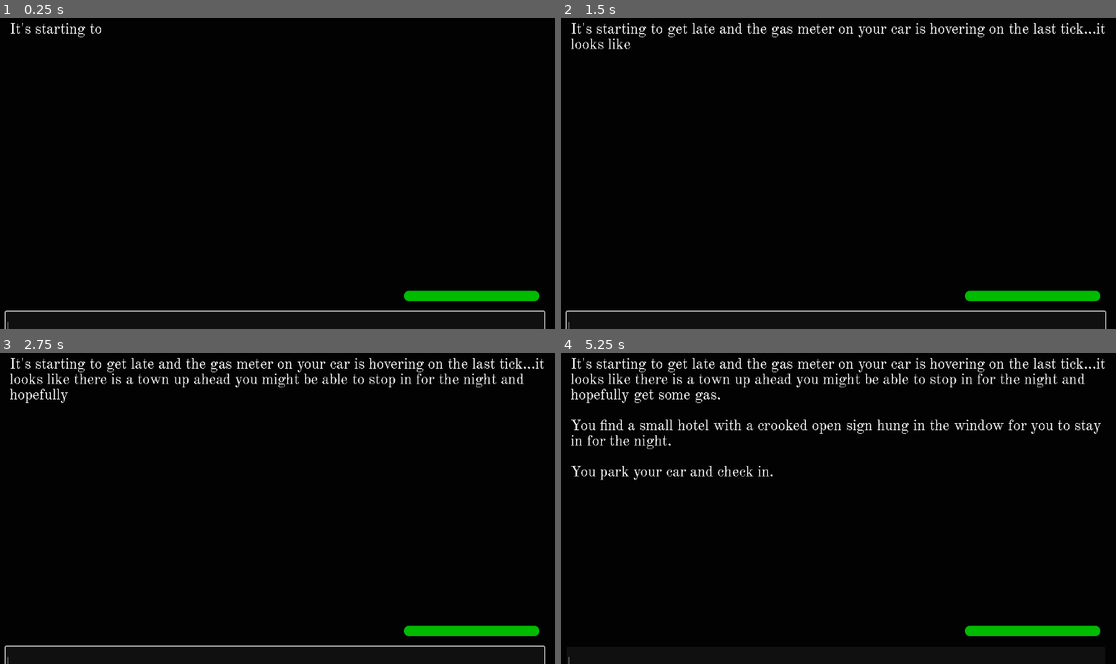
Above: before the commit, frames 1-4 (two rows, left to right).
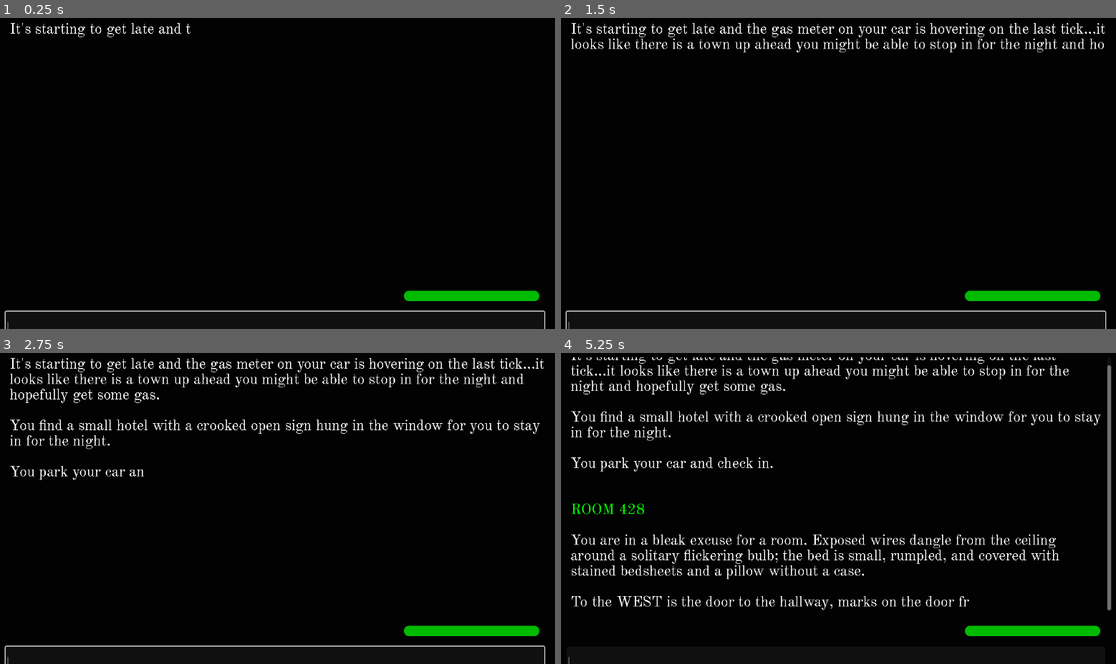
Above: after the commit, the same moments.

Repository: claramckinley/TextAdventure
Game: Godot game, scene res://main/text_adventure.tscn
The game is run twice, just before and just after one commit, with the same random seed, the same clock (stepped at 60 frames per second) and the same inputs.
Inputs:
- Up to frame 1 (0.25 s): no input
- Up to frame 2 (1.5 s): no input
- Up to frame 3 (2.75 s): no input
- Up to frame 4 (5.25 s): tap Escape (skip) at 4.15 s

The runs differ from the first frame. In frame 1, 0.1% of the frame differs, in the area x 19-35%, y 1-7%; in frame 2, 0.9%; in frame 3, 1.5%; in frame 4, 10%, in the area x 1-100%, y 1-83%.

Commit message:
wrapping up

Diff:
--- a/global/locations.gd
+++ b/global/locations.gd
@@ -7,22 +7,22 @@
 	\nTo the NORTH is a door with no handles.",
 
 	"BATHROOM": "You are in a discouraging relic of a bathroom: there is an ancient marble bowl, a tin tub, and musty wood paneling around all of the plumbing fixtures. There is a little window above the tub.
-	\nTo the SOUTH is a door with no handles.",
+	\n\n\nTo the SOUTH is a door with no handles.",
 
 	"MAIN ROAD": "You are on a wide road, the surface worn and cracked.
-	\nTo the EAST is your dingey hotel,
+	\n\n\nTo the EAST is your dingey hotel,
 	\nTo the WEST appears to be a dark forest, thick with trees and tall grass,
 	\nTo the SOUTH you see a town.",
 
 	"WEST OF HOTEL": "Beside you is a sagging hotel, peeling paint and a creaking sign welcome you. Your car is parked in front.
-	\nTo the EAST is the front door to the hotel,
+	\n\n\nTo the EAST is the front door to the hotel,
 	\nTo the WEST is what looks like the main road.",
 
-	"WILDS": "You are quite suddenly engulfed in a sea of branches and weeds. It is shockingly disorienting and it feels as though the woods are crawling over your skin.
-	\nTo the EAST you can just barely make out the edge of the road through the thicket.",
-
-	"TOWN SQUARE": "You come upon an open concourse with an unk …(147 unchanged characters)… it has been erroded beyond recognition. The square and indeed all of the buildin …(85 unchanged characters)…
-	\nTo the WEST you see a large pillard hall hung with torn, faded tapestries,
+	"WILDS": "You are quite suddenly engulfed in a sea of branches and weeds. It is shockingly disorienting and it feels as though the woods are crawling over your skin. Not even a buzz or a chirp breaks the silence.
+	\n\n\nTo the EAST you can just barely make out the edge of the road through the thicket.",
+
+	"TOWN SQUARE": "You come upon an open concourse with an unk …(147 unchanged characters)… it has been erroded beyond recognition. In front of the statue is a wrought iron bench; laying on the bench, a hat covering their face is a person sleeping. The square and indeed all of the buildin …(85 unchanged characters)…
+	\n\n\nTo the WEST you see a large pillard hall hung with torn, faded tapestries,
 	\nTo the NORTH you can see the curve of the main road you came in on,
 	\nTo the SOUTHWEST is a brick building with dark windows,
 	\nTo the EAST appears to be a general store with harsh flickering lights,
@@ -31,15 +31,15 @@
 	\nTo the SOUTH you see a bridge.",
 
 	"HOTEL LOBBY": "You are in the shabby lobby of a small hotel. Dim lights highlight faded carpet and peeling wallpaper. There is a lone concierge desk, dusty with lack of use and a wall of keys hanging in silent disarray. It appears there are quite a few vacancies.
-	\nTo the WEST is a simple brown door
+	\n\n\nTo the WEST is a simple brown door
 	\nTo the EAST is a rickety set of stairs barely wide enough to fit one person.",
 
-	"HOUSING BRIDGE": "You approach a bridge spanning a deep river gorge.
-	\nTo the SOUTH you see houses,
+	"HOUSING BRIDGE": "You approach a bridge spanning a deep river gorge. As you cross you feel eyes on you, but when you whip your head around you see no one.
+	\n\n\nTo the SOUTH you see houses,
 	\nTo the NORTH you can see the town square.",
 
 	"HOUSING DISTRICT": "You stand in a small roundabout, boarded up houses and tilting mailboxes stick out of the ground like teeth.
-	\nTo the NORTH is the bridge over the gorge,
+	\n\n\nTo the NORTH is the bridge over the gorge,
 	\nTo the WEST you see a ghoulish steeple tower above the houses in front of you,
 	\nTo the EAST you can see the lighthouse in the distance,
 	\nTo the SOUTHWEST stands a house that appears to be vaguely tenented, though the windows are still boarded up. There is a crack of light seeping through them,
@@ -47,47 +47,47 @@
 	\nTo the SOUTHEAST you see a confusingly lavish mansion.",
 
 	"OLD CHURCH": "You stand inside an old church. Pews sagging under the weight of years; once-vibrant stained glass now milky with caked-on dust; scattered hymnals litter the floor, pages torn.
-	\nTo the EAST is the housing district,
+	\n\n\nTo the EAST is the housing district,
 	\nTo the WEST is a simple wooden door,
 	\nTo the SOUTHWEST is a modest graveyard",
 
 	"CHURCH SANCTUARY": "You stand in a small alcove behind the church alter, the walls are covered in dusty shelves with glass vials and flasks. Labels aged beyond recognition carefully organize the specimens. In quite a few there appear to be bloated objects floating or sunk to the bottom.
-	\nTo the EAST is a simple wooden door",
+	\n\n\nTo the EAST is a simple wooden door",
 
 	"GRAVEYARD": "You stand in a graveyard. A handful of moss-laden tombstones pepper freshly-churned earth piled in neat mounds. A large tree stads at the far end of the lot.
-	\nTo the NORTHEAST is the old church, its decaying steeple casting a long shadow over the graveyard
+	\n\n\nTo the NORTHEAST is the old church, its decaying steeple casting a long shadow over the graveyard
 	\nTo the NORTHWEST is an old, rickety bridge",
 
 	"OLD BRIDGE": "You are on a rickety bridge. Worn planks creak with each step you take and the entire crossing sways uneasily under your weight.
-	\nTo the NORTH is a small path that cuts into the bushes,
+	\n\n\nTo the NORTH is a small path that cuts into the bushes,
 	\nTo the SOUTH you can see a small graveyard",
 
 	"SMALL PATH": "You are on a slim unkept path, barely wide enough for you to squeeze through. The branches press tightly against you but there is a clear way through.
-	\nTo the NORTH is a dense forest,
+	\n\n\nTo the NORTH is a dense forest,
 	\nTo the SOUTH is a narrow, rickety bridge,
 	\nTo the SOUTHEAST you notice a steady roaring sound",
 
 	"RIVER EDGE": "You traverse your way down a trecherous path. It takes a while but eventually you make it to the end. A wide, deafening river roars past you, drowning out all other sound.
-	\nTo the NORTHWEST you see the edge of a small path leading back up along the side of the steep incline",
+	\n\n\nTo the NORTHWEST you see the edge of a small path leading back up along the side of the steep incline",
 
 	"STORE": "You stand in the town's general store. There are only a few aisles but every one seems near-empty of goods. Except for the salt, which has been untouched. There is one checkout lane open, an elderly, bearded man with sunken eyes and blueish skin stares blankly at the wall.
-	\nTo the WEST is the door",
+	\n\n\nTo the WEST is the door",
 
 	"DR OFFICE": "You stand in what appears to be a local doctor's office. There is a framed photograph of a river gorge spanned by a rickety bridge and a few upended waiting-room seats. On one wall there is a nondescript grey door with a keypad on it.
-	\nTo the EAST is a dark hallway,
+	\n\n\nTo the EAST is a dark hallway,
 	\nTo the SOUTHWEST is the door",
 
 	"DARK HALL": "You walk down the dark hallway and enter a back room where a cart of sterile instruments sits prepped in a makeshift operating room. A folding card table stands in the center covered with a slightly stained white sheet.
-	\nTo the WEST is the waiting room",
+	\n\n\nTo the WEST is the waiting room",
 
 	"LIBRARY": "You are in a library with impressively towering shelves that brush the surprisingly high ceiling. The books are meticulously organized and a dusty card catalog stands off to your right. A few books lay open on a central table as though forgotten mid-read.
-	\nTo the NORTHEAST is the door",
+	\n\n\nTo the NORTHEAST is the door",
 
 	"CITY HALL": "You are in a large circular room with a raised bench at the far end, gavels lay abandoned atop stacks of yellowing parchment. There stands a display case in the center of the room cordoned off with velvet ropes and surrounded in concentric circles by folding chairs.
-	\nTo the EAST is the door",
+	\n\n\nTo the EAST is the door",
 
 	"LIGHTHOUSE": "You stand inside of the lighthouse. The walls are rounded, made of red bricks and the floor is muddied  …(239 unchanged characters)…
-	\nUP is the top of the lighthouse
+	\n\n\nUP is the top of the lighthouse
 	\nTo the NORTHWEST is a path,
 	\nTo the WEST is a cluster of houses,
 	\nTo the SOUTH appears to be access to the water,
@@ -95,63 +95,68 @@
 	\nTo the NORTHEAST are some docks",
 
 	"TOP OF LIGHTHOUSE": "You are at the top of the lighthouse. A huge beacon lamp sits in the center of the open-air room, though the glass in the light has been shattered and covers the floor. A chain with a delicate gold cross lays on the ground.
-	\nDOWN is the lighthouse",
+	\n\n\nDOWN is the lighthouse",
 
 	"DOCKS": "You stand on a decaying dock. You can see dilapidated pilings, encrusted with barnacles amid the murky expanse of the waterfront. Out in the distance you can spot what seems to be a small two-man rowboat in the choppy water, though you cannot see any figures.
-	\nTo the SOUTHWEST is the entrance to the lighthouse",
+	\n\n\nTo the SOUTHWEST is the entrance to the lighthouse",
 
 	"LIGHTHOUSE BRIDGE": "You cross a sturdy little bridge short enough for you to have leapt from start to finish. Iron railings border the sides, though peering over the edge grants you a vertigo-inducing view of water far below.
-	\nTo the SOUTHEAST is a lighthouse,
+	\n\n\nTo the SOUTHEAST is a lighthouse,
 	\nTo the NORTHWEST is the town square",
 
 	"BEACH": "You stand on a bleak beachfront. The sand is gray and a thick line of greasy seaweed marks where the water reaches its height.
-	\nTo the SOUTH you can see some kind of structure at the end of the beach
+	\n\n\nTo the SOUTH you can see some kind of structure at the end of the beach
+	\nTo the EAST looks like access around the base of the lighthouse, though you would have to traverse some slippery rocks,
 	\nTo the NORTH is the lighthouse",
 
+	"BASE OF LIGHTHOUSE": "You scramble over the wet rocks and find purchase on the other side. In front of you there is a large, dark shape on the ground.
+	\n\n\nTo the WEST is the beach",
+
 	"SOUTH BEACH": "You stand in front of a large burnt-out bonfire. The ground is covered with ash and surrounding the pile are crooked stones with eldritch carvings hacked into their surfaces, dark splashes of mysterious ichor mars the face of the one beside you.
-	\nTo the NORTH you can see the lighthosue",
+	\n\n\nTo the NORTH you can see the lighthosue",
 
 	"HOUSE": "You stand inside a small, bare, one-bedroom house. There is a twin-sized bed in the corner and a bowl of bro …(382 unchanged characters)…
-	\nTo the NORTHEAST is the door",
+	\n\n\nTo the NORTHEAST is the door",
 
 	"HOVEL": "You enter the deserted hovel whose dark gaping windows and perilous lean suggest you dont take your time. Inside is bare: no furniture, windows boarded up, exposed beams above your head, floor made of packed earth.
-	\nTo the NORTH is the door",
+	\n\n\nTo the NORTH is the door",
 
 	"MANSION": "You enter an opulent mansion. A dazzling grand staircase winds upward in front of you and lush draperies adorn every surface.
-	\nTo the SOUTHEAST is the staircase
+	\n\n\nTo the SOUTHEAST is the staircase
 	\nTo the SOUTHWEST is a door
 	\nTo the NORTHWEST is the front door",
 
 	"UPSTAIRS": "You walk up the stairs, feeling transported to a world of dramatic riches. The banister is a thick, dark wood, so shiny you can see your reflection.
-	\nTo the SOUTHEAST is a lone door,
+	\n\n\nTo the SOUTHEAST is a lone door,
 	\nTo the NORTHWEST is the staircase",
 
 	"KITCHEN": "You are in the mansion's kitchen. A set of large farmhouse sinks take up much of the far wall and hooks decorate the walls holding an assortment of botanical curiosities.
-	\nTo the NORTHEAST is a door",
+	\n\n\nTo the NORTHEAST is a door",
 
 	"BEDROOM":"You stand in a bedroom unlike any you have seen before. Luxury drips off of every surface: the sumptuous bedding,the gilded furniture, the silk drapes, even a delicate fragrance wafts through the room carrying an aura of refinement.
-	\nTo the NORTHWEST is a door",
+	\n\n\nTo the NORTHWEST is a door",
 
 	"CAVES": "You enter an exapansive cavern extending into blackness around you. You can hear the drip drip drip of water somewhere off in a direction you cant quite place.
-	\nTo the SOUTH is a perilously rocky trail, butting against the sea,
+	\n\n\nTo the SOUTH is a perilously rocky trail, butting against the sea,
 	\nTo the EAST is a low tunnel, the floor of which is wet and sharp with obsidian rocks",
 
 	"LOW TUNNEL": "You lay on your stomach inn extremely low tunnel. In front of you is a small door, as though for a child to crawl through. The door is locked and wont budge however much you beat it but you do notice an odd triangular indentation in the center.
-	\nTo the EAST is the odd locked door,
+	\n\n\nTo the EAST is the odd locked door,
 	\nTo the WEST is the large cavern",
 
 	"TEMPLE": "You scramble through the tunnel on your stomach and stand to find yourself in the confines of a temple. Anc …(352 unchanged characters)…
-	\nTo the NORTH is an arched, stone door with a large golden knob the size of your head in the center,
+	\n\n\nTo the NORTH is an arched, stone door with a large golden knob the size of your head in the center,
 	\nTo the WEST is the low tunnel",
 
-	"RITUAL ROOM": "",
+	"RITUAL ROOM": "The strange door swings open into a small room with low ceilings and jagged stone walls glistening with moisture. Candles and an eerie light illuminate the scene before you. 15 or so figures circled around a dark, dark pit in the middle of the room. The figures frantically chanting: Iä! Iä! Cthulhu fhtagn! Ph'nglui mglw'nafh Cthulhu R'lyeh wgah-nagl fhtagn! Wide-eyed you stumble back and one of the hooded figures jerks up and looks directly at you. It stops its chanting raises one long-sleeved arm towards you and emits an otherworldly screech. You scramble out of the room and slam the door behind you. You hear a clunk and the handle wont turn anymore.
+	\n\n\n",
 
 	"TUNNELS": "The earth has been dug out around you to a height you need to stoop to fit through, the walls are shoulder-width apart and it is pitch black. Your flashlight casts a spotlight on the dark soil around you. You can see some roots reaching through above your head.
-	\nUP is back into the hovel
+	\n\n\nUP is back into the hovel
 	\nTo the SOUTH the tunnel continues.",
 
 	"DEEP TUNNELS": "A dead end.
-	\nTo the NORTH the tunnel continues."
+	\n\n\nTo the NORTH the tunnel continues."
 }
 
 var blockers = {
@@ -180,7 +185,8 @@
 	"LIGHTHOUSE": "CAVES",
 	"ROOM 428": "BATHROOM",
 	"SOUTH BEACH": "BEACH",
-	"DEEP TUNNELS": "TUNNELS"
+	"DEEP TUNNELS": "TUNNELS",
+	"TEMPLE": "RITUAL ROOM"
 }
 
 var east = {
@@ -195,7 +201,8 @@
 	"LOW TUNNEL": "TEMPLE",
 	"HOTEL LOBBY": "ROOM 428",
 	"DR OFFICE": "DARK HALL",
-	"CHURCH SANCTUARY": "OLD CHURCH"
+	"CHURCH SANCTUARY": "OLD CHURCH",
+	"BEACH": "BASE OF LIGHTHOUSE"
 }
 
 var south = {
@@ -209,7 +216,8 @@
 	"CAVES": "LIGHTHOUSE",
 	"BATHROOM": "ROOM 428",
 	"BEACH": "SOUTH BEACH",
-	"TUNNELS": "DEEP TUNNELS"
+	"TUNNELS": "DEEP TUNNELS",
+	"RITUAL ROOM": "TEMPLE"
 }
 
 var west = {
@@ -224,7 +232,8 @@
 	"TEMPLE": "LOW TUNNEL",
 	"ROOM 428": "HOTEL LOBBY",
 	"DARK HALL": "DR OFFICE",
-	"OLD CHURCH": "CHURCH SANCTUARY"
+	"OLD CHURCH": "CHURCH SANCTUARY",
+	"BASE OF LIGHTHOUSE": "BEACH"
 }
 
 var northeast = {
--- a/global/objects.gd
+++ b/global/objects.gd
@@ -13,7 +13,7 @@
 }
 
 var examine = {
-	"KEY 428": "There is a hotel KEY 428.",
+	"KEY 428": "There is a hotel key: KEY 428.",
 	"FISH TALISMAN": "There is a FISH TALISMAN",
 	"FLASHLIGHT": "There is a normal FLASHLIGHT",
 	"STRANGE TRIANGLE": "A STRANGE TRIANGLE. One side has a three-pronged tooth protruding about half an inch and the other has an intricate releif of triangles.",
@@ -30,6 +30,7 @@
 	"PILLOW": "The pillow has the faint, yellow outline of someones head. When you look under it, though, you find what looks like a wad of very old seaweed.",
 	"WIRES": "A tangle of colorful wires is all that holds the bulb to the ceiling, protruding from a small jagged hole.",
 	"MARBLE BOWL": "Its a toilet.",
+	"BOWL": "Its a toilet.",
 	"TUB": "It is a good-sized tub, fairly deep with a drain stopper on a chain dangling over the edge. There is a black water line circling the sides.",
 	"WINDOW": "You look through the little window and see the whole town, all the way out to a dark distant reef in the sea. Between you and the water there are buildings in disrepair and low flickering lights illuminating dim circles along the roads. A dark lighthouse stands by a beach far away.",
 	"CARPET": "The carpet started life a proud, swirling mosaic of green and blue, but now is a light grey so worn through in points that there is no color at all.",
@@ -45,6 +46,8 @@
 	\nand, though you left the car unlocked, you are missing your CAR KEYS",
 	"HOTEL": "It is a borderline dangerous-looking building far more tall than it is wide. You can see your room way up on the fourth floor and the light you left on.",
 	"ROAD": "Its a normal asphalt road.",
+	"SLEEPING PERSON": "All you can see of them is a pile of coats, a ratty cap covering their face, though greasy black hair peeks out from underneath, and their hand lazily brushing the ground. The skin of their hand is so pale it looks almost white, though their nails are blackened, their fingers partially blue. The lump of clothes rises and falls slightly, but had it not you would've been worried they were dead.",
+	"PERSON": "All you can see of them is a pile of coats, a ratty cap covering their face, though greasy black hair peeks out from underneath, and their hand lazily brushing the ground. The skin of their hand is so pale it looks almost white, though their nails are blackened, their fingers partially blue. The lump of clothes rises and falls slightly, but had it not you would've been worried they were dead.",
 	"GREEN": "The green could have been a refreshing splash of color in the square if not for the brown knee-high overgrown weeds. 'Green' may have been generous.",
 	"STATUE": "A larger-than-life statue that once-upon-a-time stood proudly in the center of town to welcome newcomers an …(183 unchanged characters)…
 	"BENCH": "Its a large bench like that in a government office. There are three chairs tucked neatly in behind the bench.",
@@ -132,6 +135,11 @@
 	"GLASS": "The glass catches what light there still is in the sky and sparkles. It crunches under your feet as you maneuver around the small enclosure.",
 	"CHAIN": "The chain has been snapped.",
 	"CROSS": "The chain has been snapped.",
+	"DARK SHAPE": "You approach the shape. It is the flattened, descimated body of an older man. He is wearing yellow galoshes and torn blue overalls with a bulge in the pocket. There are limbs twisted unnaturally and blood pooled everywhere.",
+	"SHAPE": "You approach the shape. It is the flattened, descimated body of an older man. He is wearing yellow galoshes and torn blue overalls with a bulb in the pocket. There are limbs twisted unnaturally and blood pooled everywhere.",
+	"BODY": "It is too disturbing to look at for long, but it does look like he must've tumbled from a great height. You lean back and look up at the open-air space at the top of the lighthouse.",
+	"POCKET": "You lean over the mess of what used to be a man and reach into the front pocket of his overalls. Your hand comes out bloody but also holding a piece of thick paper folded many times over into a thick block. You unfold it and find a note. 'I shouldna donnit. But I did. Youdda done it too.' You crumple it up and throw it into the sea.",
+	"BULGE": "You lean over the mess of what used to be a man and reach into the front pocket of his overalls. Your hand comes out bloody but also holding a piece of thick paper folded many times over into a thick block. You unfold it and find a note. 'I shouldna donnit. But I did. Youdda done it too.' You crumple it up and throw it into the sea.",
 	"PILINGS": "They are covered in sea life, mostly hard-shelled creatures hanging on for dear life.",
 	"WATER": "The water is rough. The dark depths unnerve you more than you would have expected and in the distance you can see white capping the peaks of the waves.",
 	"ROWBOAT": "From what you can tell this far away it is a very small row boat. Likely a grown adult's knees would be zipped together to even fit. It is far too small for the roughness of the water.",
@@ -154,6 +162,7 @@
 	"PILLOW": "ROOM 428",
 	"WIRES": "ROOM 428",
 	"MARBLE BOWL": "BATHROOM",
+	"BOWL": "BATHROOM",
 	"TUB": "BATHROOM",
 	"WINDOW": "BATHROOM",
 	"CARPET": "HOTEL LOBBY",
@@ -165,6 +174,8 @@
 	"ROAD": "MAIN ROAD",
 	"GREEN": "TOWN SQUARE",
 	"STATUE": "TOWN SQUARE",
+	"SLEEPING PERSON": "TOWN SQUARE",
+	"PERSON": "TOWN SQUARE",
 	"BENCH": "CITY HALL",
 	"PARCHMENT": "CITY HALL",
 	"DISPLAY CASE": "CITY HALL",
@@ -249,6 +260,11 @@
 	"GLASS": "TOP OF LIGHTHOUSE",
 	"CHAIN": "TOP OF LIGHTHOUSE",
 	"CROSS": "TOP OF LIGHTHOUSE",
+	"DARK SHAPE": "BASE OF LIGHTHOUSE",
+	"SHAPE": "BASE OF LIGHTHOUSE",
+	"BODY": "BASE OF LIGHTHOUSE",
+	"POCKET": "BASE OF LIGHTHOUSE",
+	"BULGE": "BASE OF LIGHTHOUSE",
 	"PILINGS": "DOCKS",
 	"WATER": "DOCKS",
 	"ROWBOAT": "DOCKS",
@@ -281,6 +297,7 @@
 	"STAINED GLASS": 3,
 	"CARVINGS": 5,
 	"ENGRAVINGS": 5,
+	"DARK SHAPE": 10,
 	"ALTAR": 5,
 	"WINDOW": -3,
 	"A HISTORY": -4,
--- a/global/player.gd
+++ b/global/player.gd
@@ -14,5 +14,5 @@
 	"You hear footsteps",
 	"The faint, but distinct sounds of someone trailing you reaches your ears.",
 	"The sound of a quietly placed boot that is not your own raises the hairs on the back of your neck",
-	"Muffled steps sound from around the corner"
+	"Muffled steps sound from nearby"
 ]
--- a/main/text_adventure.gd
+++ b/main/text_adventure.gd
@@ -13,8 +13,9 @@
 var monster_check = true
 var check_password = false
 var max_value = 100
-var final_chars
+var final_chars = 0
 var done_typing = false
+var tween
 
 @export var damage = 20
 
@@ -25,6 +26,7 @@
 	var intro_text = FileAccess.open("res://main/intro.txt", FileAccess.READ)
 	update_display(intro_text.get_as_text())
 	start_time = Time.get_ticks_msec()
+	parse_input("EXAMINE")
 
 func _process(_delta):
 	if monster_check and Player.monster_distance == 1:
@@ -33,11 +35,10 @@
 	if footsteps == 0:
 		randomize()
 		var index = randi_range(0, Player.sounds.size() - 1)
-		update_display(Player.sounds[index])
+		update_display("\n" + Player.sounds[index])
 		footsteps = randi_range(5, 10)
 	if Input.is_action_just_pressed("skip"):
-		print("skip")
-#		display_text.visible_characters = final_chars
+		tween_text(true, "")
 	if Player.monster_distance == 0:
 		Player.sanity = Player.sanity - damage
 		progress_bar.value = Player.sanity
@@ -59,10 +60,15 @@
 
 func update_display(text):
 	display_text.add_text(text + "\n")
-	final_chars = display_text.get_total_character_count() + text.length()
-	var tween = create_tween()
-	await tween.tween_property(display_text, "visible_characters", final_chars, 10).finished
-
+	tween_text(false, text)
+
+func tween_text(skip, text):
+	if skip:
+		pass
+	else:
+		tween = create_tween()
+		var time_to_type = 10 #4000.0 / display_text.get_total_character_count()
+		tween.tween_property(display_text, "visible_characters", display_text.get_total_character_count(), Tween.EASE_OUT_IN * 2)
 
 func _on_user_input_text_submitted(new_text):
 	monster_check = true
@@ -254,7 +260,13 @@
 		var examine_arr = examine.split("\n\n")
 		update_display(examine_arr[0] + "\n" + Objects.examine.get(object) + "\n" + examine_arr[1])
 	else:
-		update_display(examine)
+		var examine_arr = examine.split("\n\n")
+		if examine_arr.size() == 2:
+			update_display(examine_arr[0] + examine_arr[1])
+		if examine_arr.size() == 1:
+			update_display(examine_arr[0])
+	if curr_loc == "RITUAL ROOM":
+		parse_input("SOUTH")
 
 func generate_object_examine():
 	var examine = Objects.static_object.get(target)
Not shown, added: export_presets.cfg
